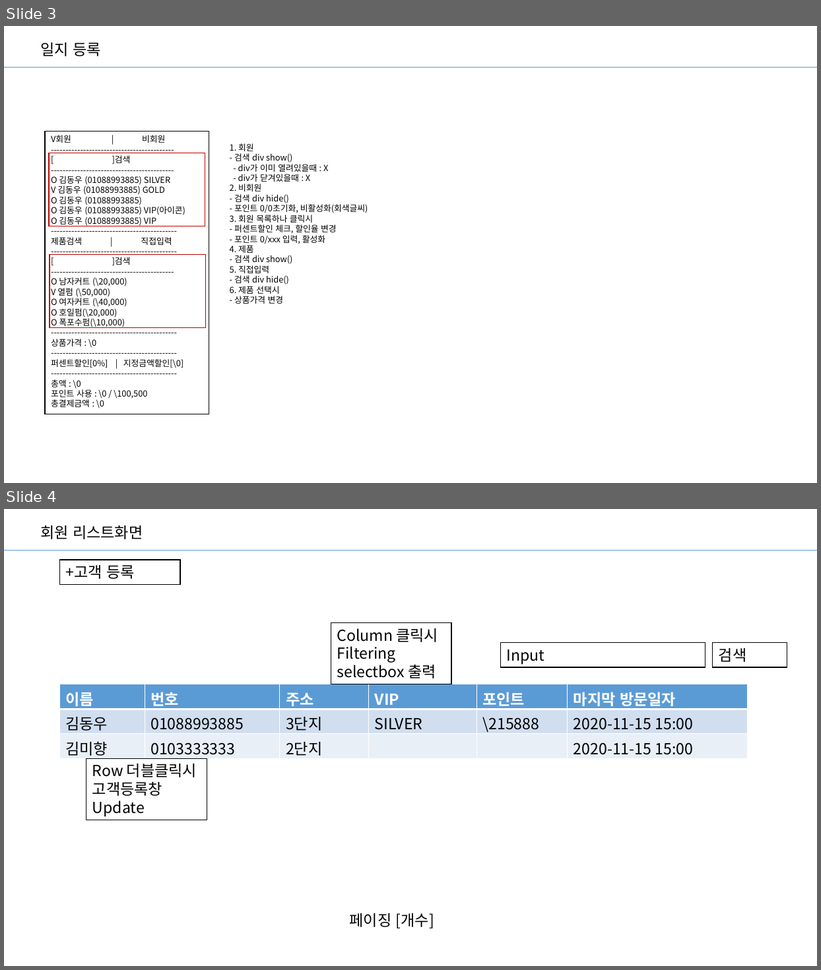
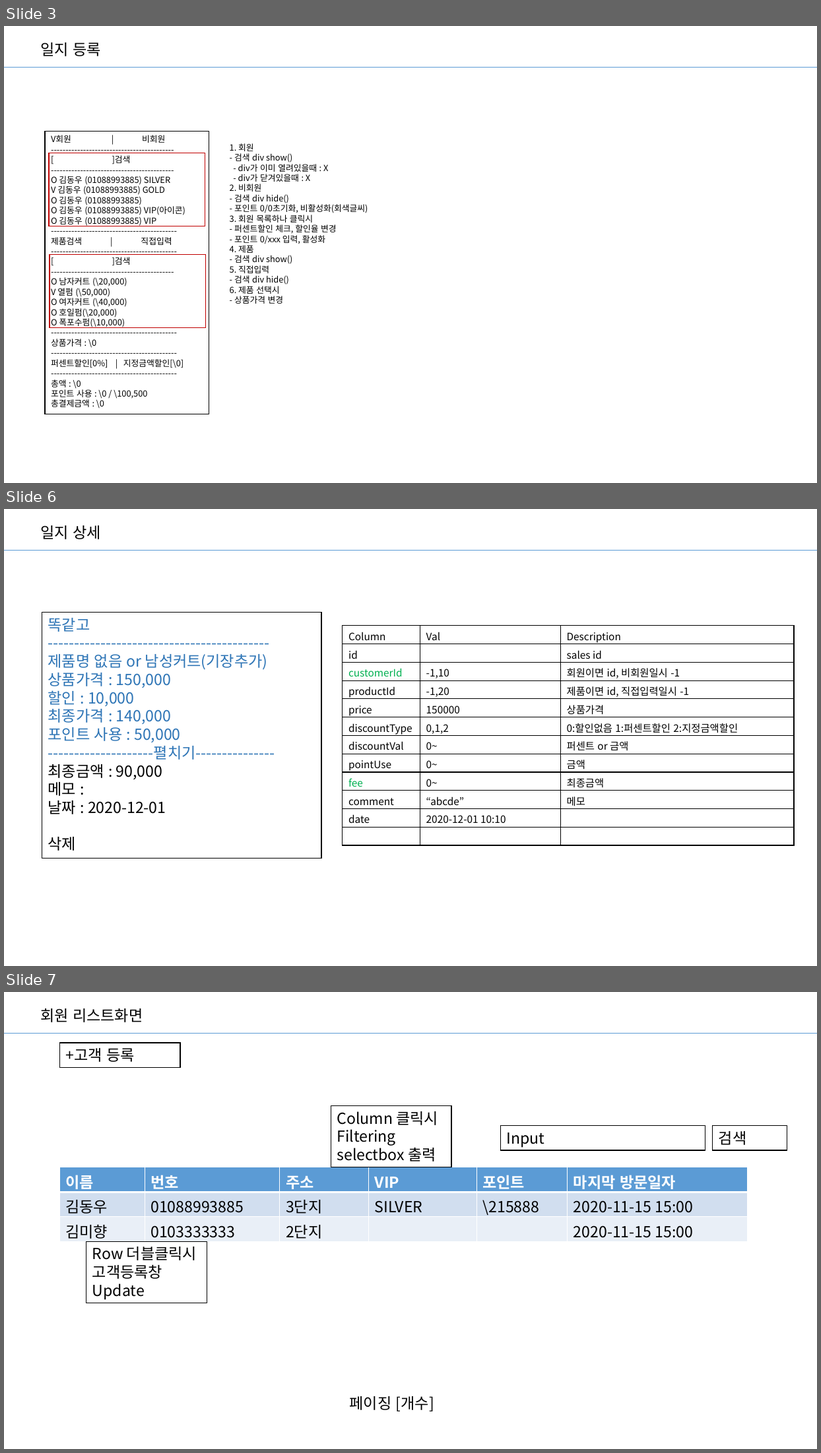
Before and after one commit to kimdongwoowoo/aura-hair, a slide deck: Aura UX.pptx. Shown one above the other, each under a label of ours: slides 3 and 4 before the commit, slides 3, 6 and 7 after it; the slides between them are not shown. The pictures are 821x970 and 821x1453 pixels, drawn with LibreOffice and Linux fonts; fonts in the diff are those of the drawing. Boxes give left, top, right and bottom in pixels: in the first picture for what was removed or moved away, otherwise in the second. Text is boxed around its words. In the diff, an @@ line names an element or a change of style, - is before the commit and + after.

```diff
--- a/Aura UX.pptx
+++ b/Aura UX.pptx
@@ slide 6 added at [4,509,817,966], background #FFFFFF @@
@@ text added at [40,525,101,539], 18 pt, text #000000 @@
+일지 상세
@@ line added from (4, 550) to (817, 550), #5B9BD5 0.5 pt @@
@@ rectangle added at [42,612,321,859], fill #FFFFFF, outline #000000 1 pt, 18 pt, text #2E75B6 @@
+똑같고
+------------------------------------------
+제품명 없음 or 남성커트(기장추가)
+상품가격 : 150,000
+할인 : 10,000
+최종가격 : 140,000
+포인트 사용 : 50,000
+--------------------펼치기---------------
+최종금액 : 90,000
+메모 :
+날짜 : 2020-12-01
+삭제
@@ table added at [343,626,794,845], 12 rows, 3 columns @@
+Column | Val | Description
+id |  | sales id
+customerId | -1,10 | 회원이면 id, 비회원일시 -1
+productId | -1,20 | 제품이면 id, 직접입력일시 -1
+price | 150000 | 상품가격
+discountType | 0,1,2 | 0:할인없음 1:퍼센트할인 2:지정금액할인
+discountVal | 0~ | 퍼센트 or 금액
+pointUse | 0~ | 금액
+fee | 0~ | 최종금액
+comment | “abcde” | 메모
+date | 2020-12-01 10:10 | 
+ |  | 
@@ what was slide 4 is now slide 7 @@
```
Also in this commit, not shown: 2 slides changed, 3 other slides added, 5 other files.
